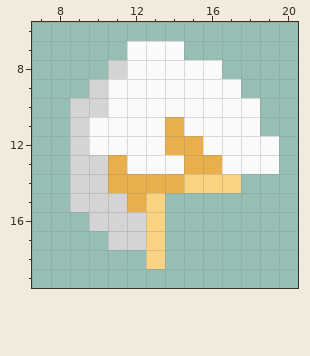
One commit to this pixel-art file: assets/hat_5.aseprite. Above, as it was before the edit.
32x32 pixels, 1 frame. Shown: x 7..20, y 6..19.
After:
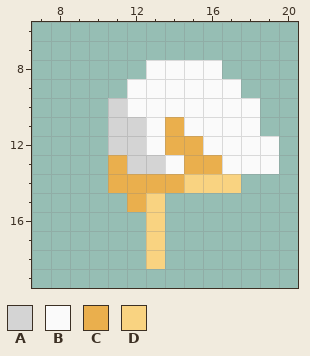
Palette (. is transparent): A #d4d4d4  B #fafafa  C #eaaf4d  D #f9d381
Change:
Colour A replaces colour B in row 10 at x 11; in rows 11 to 12 at x 11 to 12; in row 13 at x 12 to 13.
Colour A is removed in row 8 at x 11; in row 9 at x 10; in row 10 at x 9 to 10; in rows 11 to 12 at x 9; in rows 13 to 14 at x 9 to 10; in row 15 at x 9 to 11.
Colour A is removed in row 16 at x 10 to 12; in row 17 at x 11 to 12.
Colour B is removed in row 7 at x 12 to 14; in row 8 at x 12; in row 9 at x 11; in rows 11 to 12 at x 10.
Where, in picture pixels (left, top, right, bottom), the same in both pictures:
changed: (70, 41, 184, 250)
